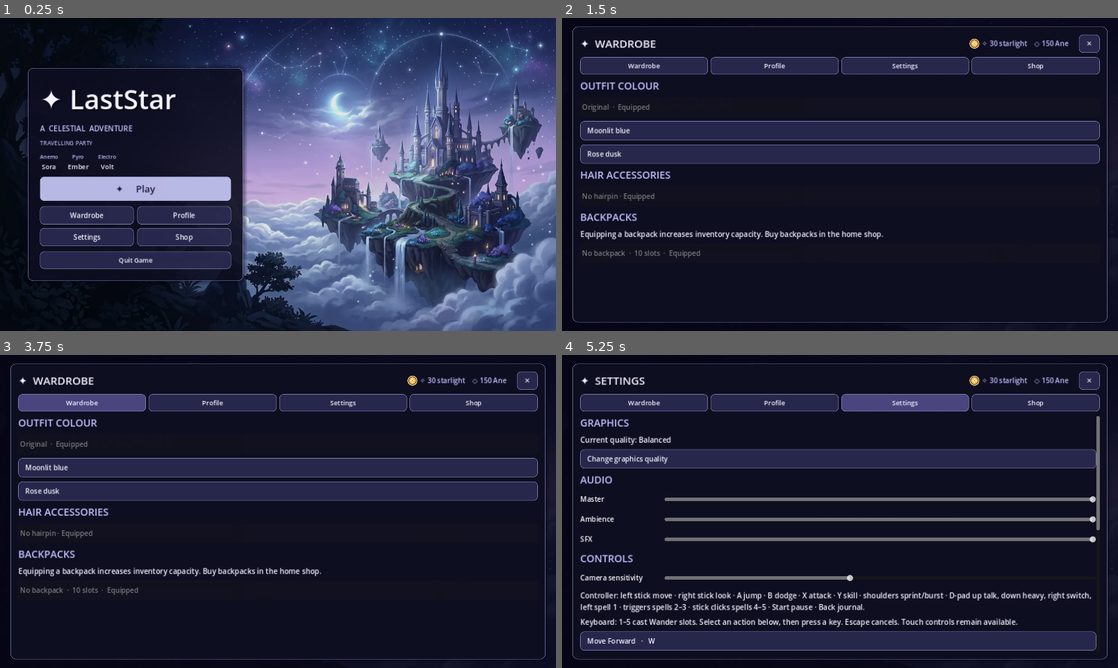
Above: before the commit, frames 1-4 (two rows, left to right).
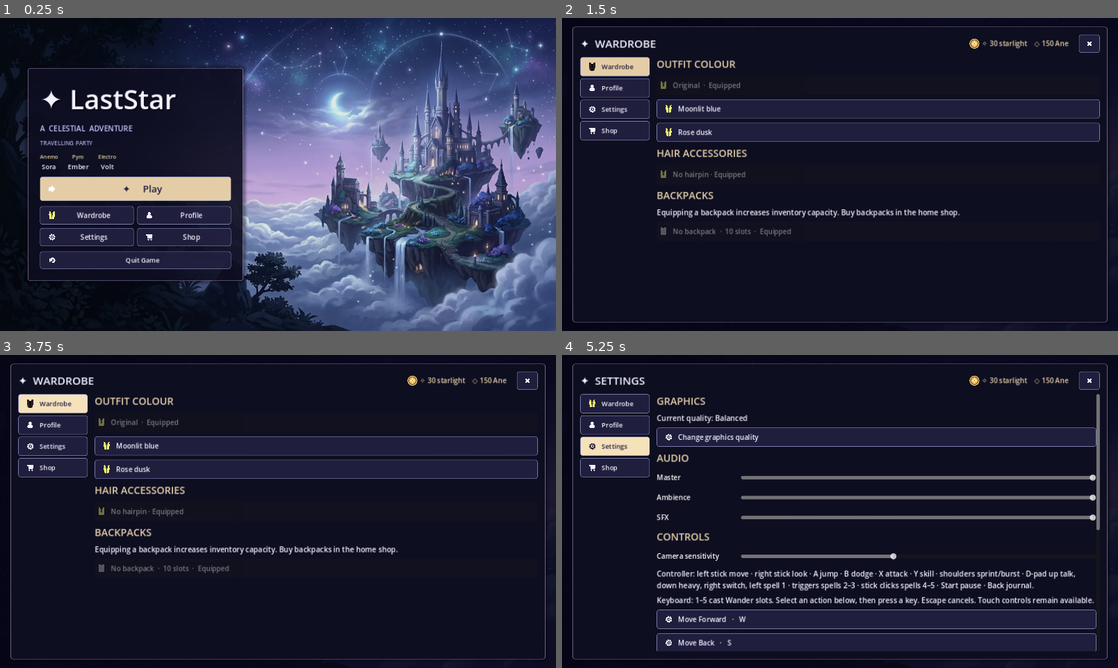
Above: after the commit, the same moments.

Repository: Endiq-jar/LastStar
Game: Godot game, scene res://scenes/main_menu.tscn
Two runs of this game, one before a commit and one after it. Both use one fixed random seed, a clock stepped at 60 frames per second and the inputs below.
Inputs:
- Up to frame 1 (0.25 s): no input
- Up to frame 2 (1.5 s): click "Wardrobe" at 0.5 s; click "Profile" at 1.25 s
- Up to frame 3 (3.75 s): click "Settings" at 2 s; click "Shop" at 2.75 s; click "Wardrobe" at 3.5 s
- Up to frame 4 (5.25 s): click "Profile" at 4.25 s; click "Settings" at 5 s

The runs differ from the first frame. In frame 1, 3.2% of the frame differs, in the area x 5-44%, y 16-84%; in frame 2, 21%; in frame 3, 21%; in frame 4, 33%, in the area x 1-99%, y 2-98%.

Commit message:
Refresh celestial menus with licensed interface icons
Co-authored-by: arena-agent <297053741+arena-agent@users.noreply.github.com>

Diff:
--- a/scripts/adventure_menu.gd
+++ b/scripts/adventure_menu.gd
@@ -12,6 +12,7 @@
 const SETTLEMENTS := preload("res://scripts/settlement_data.gd")
 
 var _body: VBoxContainer
+var _tab_buttons: Dictionary = {}
 var _header: Label
 var _balance: Label
 var _tab := "Character"
@@ -81,37 +82,46 @@
 	_balance.add_theme_color_override("font_color", UI.ACCENT)
 	bar.add_child(_balance)
 	var close := Button.new()
-	close.text = "✕"
+	close.text = ""
+	close.tooltip_text = "Close"
+	UI.icon(close, "Close")
 	close.custom_minimum_size = Vector2(48, 42)
 	UI.button(close)
 	close.pressed.connect(close_menu)
 	bar.add_child(close)
 	_close_button = close
+	# Persistent navigation rail mirrors the reference while keeping every
+	# existing tab and the scrollable content area intact.
+	var content := HBoxContainer.new()
+	content.size_flags_vertical = Control.SIZE_EXPAND_FILL
+	content.add_theme_constant_override("separation", 16)
+	layout.add_child(content)
 	var tabs: Array = HOME_TABS if home_mode else GAME_TABS
-	var rows := 1 if home_mode else 2
-	for row_index in range(rows):
-		var row := HBoxContainer.new()
-		row.add_theme_constant_override("separation", 6)
-		layout.add_child(row)
-		var start := row_index * 4
-		for i in range(start, mini(start + 4, tabs.size())):
-			var tab := Button.new()
-			tab.text = tabs[i]
-			tab.custom_minimum_size = Vector2(0, 40)
-			tab.size_flags_horizontal = Control.SIZE_EXPAND_FILL
-			tab.add_theme_font_size_override("font_size", 15)
-			UI.button(tab)
-			tab.pressed.connect(_select.bind(tabs[i]))
-			row.add_child(tab)
+	var rail := VBoxContainer.new()
+	rail.custom_minimum_size.x = 160
+	rail.add_theme_constant_override("separation", 5)
+	content.add_child(rail)
+	for page in tabs:
+		var tab := Button.new()
+		tab.name = page.replace(" ", "") + "Tab"
+		tab.text = page
+		tab.custom_minimum_size = Vector2(0, 44)
+		tab.alignment = HORIZONTAL_ALIGNMENT_LEFT
+		tab.add_theme_font_size_override("font_size", 15)
+		UI.icon(tab, page)
+		UI.button(tab)
+		tab.pressed.connect(_select.bind(page))
+		rail.add_child(tab)
+		_tab_buttons[page] = tab
 	var scroll := ScrollContainer.new()
+	scroll.size_flags_horizontal = Control.SIZE_EXPAND_FILL
 	scroll.size_flags_vertical = Control.SIZE_EXPAND_FILL
 	scroll.horizontal_scroll_mode = ScrollContainer.SCROLL_MODE_DISABLED
-	layout.add_child(scroll)
+	content.add_child(scroll)
 	_body = VBoxContainer.new()
 	_body.size_flags_horizontal = Control.SIZE_EXPAND_FILL
 	_body.add_theme_constant_override("separation", 10)
 	scroll.add_child(_body)
-
 
 func open_menu(tab: String = "Character") -> void:
 	if not TABS.has(tab):
@@ -157,8 +167,24 @@
 	button.alignment = HORIZONTAL_ALIGNMENT_LEFT
 	button.disabled = not enabled
 	UI.button(button)
+	UI.icon(button, _action_icon(text))
 	button.pressed.connect(callback)
 	_body.add_child(button)
+
+
+func _action_icon(text: String) -> String:
+	var lower := text.to_lower()
+	if lower.contains("potion"): return "Potion"
+	if lower.contains("weapon") or lower.contains("blade") or lower.contains("sword"): return "Weapon"
+	if lower.contains("outfit") or lower.contains("traveller") or lower.contains("hairpin"): return "Clothing"
+	if lower.contains("backpack"): return "Backpack"
+	if lower.contains("quest") or lower.contains("blueprint") or lower.contains("spell"): return "Quests"
+	if _tab == "Settings": return "Settings"
+	if _tab == "Shop": return "Shop"
+	if _tab == "Wardrobe": return "Wardrobe"
+	if _tab == "Character": return "Character"
+	if _tab == "Inventory": return "Inventory"
+	return "Wish" if _tab == "Wish" else "Story"
 
 
 func _refresh() -> void:
@@ -167,6 +193,8 @@
 	for child in _body.get_children():
 		_body.remove_child(child)
 		child.queue_free()
+	for page in _tab_buttons:
+		UI.button(_tab_buttons[page], page == _tab)
 	_header.text = "✦  %s" % _tab.to_upper()
 	_balance.text = "✧ %d starlight    ◇ %d Ane     " % [Game.starlight, Game.coins]
 	match _tab:
--- a/scripts/hud.gd
+++ b/scripts/hud.gd
@@ -145,10 +145,13 @@
 	quest_button.text = "Quests"
 	quest_button.custom_minimum_size = Vector2(88, 46)
 	UI.button(quest_button)
+	UI.icon(quest_button, "Quests")
 	quest_button.pressed.connect(_toggle_quest_box)
 	top_right.add_child(quest_button)
 
-	var pause_btn := _round_button("II", Vector2(46, 46))
+	var pause_btn := _round_button("", Vector2(46, 46))
+	UI.icon(pause_btn, "Pause")
+	pause_btn.tooltip_text = "Pause"
 	pause_btn.pressed.connect(_pause)
 	top_right.add_child(pause_btn)
 
@@ -214,6 +217,7 @@
 		button.text = entry[0]
 		button.custom_minimum_size = Vector2(82, 42)
 		UI.button(button)
+		UI.icon(button, "Quests" if entry[0] == "Journal" else entry[0])
 		button.pressed.connect(_open_adventure.bind(entry[1]))
 		navigation.add_child(button)
 
--- a/scripts/main_menu.gd
+++ b/scripts/main_menu.gd
@@ -49,6 +49,7 @@
 		button.custom_minimum_size = Vector2(0, 42)
 		button.size_flags_horizontal = Control.SIZE_EXPAND_FILL
 		UI.button(button)
+		UI.icon(button, page)
 		button.pressed.connect(_open_home_page.bind(page))
 		grid.add_child(button)
 	_home_menu = AdventureMenu.new()
@@ -85,6 +86,8 @@
 	get_node("LeftPanel/Panel/VBox/Spacer").visible = false
 	panel.add_theme_stylebox_override("panel", UI.panel(28.0, 0.84))
 	UI.button(start_btn, true)
+	UI.icon(start_btn, "Play")
+	UI.icon(quit_btn, "Return")
 	UI.button(quality_btn)
 	UI.button(quit_btn)
 
--- a/scripts/ui_style.gd
+++ b/scripts/ui_style.gd
@@ -2,9 +2,41 @@
 ## Shared celestial UI palette and lightweight Godot controls.
 
 const INK := Color(0.055, 0.055, 0.13, 0.94)
-const EDGE := Color(0.67, 0.67, 0.94, 0.65)
+const EDGE := Color(0.77, 0.72, 0.85, 0.62)
 const TEXT := Color(0.95, 0.95, 1.0, 1.0)
-const ACCENT := Color(0.77, 0.76, 1.0, 1.0)
+const ACCENT := Color(0.90, 0.82, 0.66, 1.0)
+const ICONS := {
+	"Wardrobe": preload("res://icons/ui/shirt_1.png"),
+	"Profile": preload("res://icons/ui/singleplayer.png"),
+	"Character": preload("res://icons/ui/singleplayer.png"),
+	"Settings": preload("res://icons/ui/gear.png"),
+	"Shop": preload("res://icons/ui/shoppingCart.png"),
+	"Inventory": preload("res://icons/ui/menuGrid.png"),
+	"Quests": preload("res://icons/ui/book_2.png"),
+	"Story": preload("res://icons/ui/book_2.png"),
+	"Wish": preload("res://icons/ui/star.png"),
+	"Level Up": preload("res://icons/ui/plus.png"),
+	"Dialogue": preload("res://icons/ui/menuList.png"),
+	"Weapon": preload("res://icons/ui/sword_7.png"),
+	"Clothing": preload("res://icons/ui/shirt_1.png"),
+	"Backpack": preload("res://icons/ui/breastplate.png"),
+	"Audio": preload("res://icons/ui/audioOn.png"),
+	"Controls": preload("res://icons/ui/gamepad.png"),
+	"Play": preload("res://icons/ui/open.png"),
+	"Pause": preload("res://icons/ui/pause.png"),
+	"Close": preload("res://icons/ui/cross.png"),
+	"Return": preload("res://icons/ui/return.png"),
+	"Potion": preload("res://icons/items/potion.svg"),
+}
+
+
+static func icon(button_node: Button, key: String) -> void:
+	if ICONS.has(key):
+		button_node.icon = ICONS[key]
+		button_node.expand_icon = true
+		button_node.add_theme_constant_override("icon_max_width", 23)
+		button_node.add_theme_constant_override("h_separation", 10)
+		button_node.icon_alignment = HORIZONTAL_ALIGNMENT_LEFT
 
 
 static func panel(padding: float = 24.0, opacity: float = 0.94) -> StyleBoxFlat:
@@ -12,7 +44,7 @@
 	style.bg_color = Color(INK.r, INK.g, INK.b, opacity)
 	style.border_color = EDGE
 	style.set_border_width_all(1)
-	style.set_corner_radius_all(12)
+	style.set_corner_radius_all(6)
 	style.content_margin_left = padding
 	style.content_margin_right = padding
 	style.content_margin_top = padding
@@ -24,20 +56,23 @@
 
 static func button(button_node: Button, highlighted: bool = false) -> void:
 	var normal := StyleBoxFlat.new()
-	normal.bg_color = Color(0.78, 0.78, 0.96, 0.92) if highlighted else Color(0.18, 0.18, 0.34, 0.80)
+	normal.bg_color = Color(0.91, 0.82, 0.66, 0.98) if highlighted else Color(0.14, 0.13, 0.26, 0.85)
 	normal.border_color = Color(0.73, 0.74, 0.97, 0.68)
 	normal.set_border_width_all(1)
-	normal.set_corner_radius_all(9)
+	normal.set_corner_radius_all(5)
 	normal.content_margin_left = 16
 	normal.content_margin_right = 16
 	normal.content_margin_top = 8
 	normal.content_margin_bottom = 8
 	var hover := normal.duplicate() as StyleBoxFlat
-	hover.bg_color = Color(0.90, 0.89, 1.0, 0.98) if highlighted else Color(0.30, 0.28, 0.51, 0.96)
+	hover.bg_color = Color(0.98, 0.90, 0.74, 0.98) if highlighted else Color(0.29, 0.25, 0.42, 0.96)
 	button_node.add_theme_stylebox_override("normal", normal)
 	button_node.add_theme_stylebox_override("hover", hover)
 	button_node.add_theme_stylebox_override("pressed", hover)
 	button_node.add_theme_stylebox_override("focus", StyleBoxEmpty.new())
+	button_node.add_theme_color_override("icon_normal_color", Color(0.16, 0.12, 0.22) if highlighted else TEXT)
+	button_node.add_theme_color_override("icon_hover_color", Color(0.16, 0.12, 0.22) if highlighted else TEXT)
+	button_node.add_theme_color_override("icon_pressed_color", Color(0.16, 0.12, 0.22) if highlighted else TEXT)
 	button_node.add_theme_color_override("font_color", Color(0.12, 0.10, 0.25) if highlighted else TEXT)
 	button_node.add_theme_color_override("font_hover_color", Color(0.12, 0.10, 0.25) if highlighted else TEXT)
 	button_node.add_theme_color_override("font_pressed_color", Color(0.12, 0.10, 0.25) if highlighted else TEXT)
--- a/tests/render_probe.gd
+++ b/tests/render_probe.gd
@@ -529,8 +529,20 @@
 			var body: VBoxContainer = menu.get("_body")
 			if body == null or body.get_child_count() == 0:
 				screens_ok = false
+		var rail: Dictionary = menu.get("_tab_buttons")
+		var nav_icons_ok := rail.size() == 6
+		for page in rail:
+			var tab: Button = rail[page]
+			nav_icons_ok = nav_icons_ok and tab.icon != null and not tab.pressed.get_connections().is_empty()
+		menu.call("_select", "Settings")
+		var settings_body: VBoxContainer = menu.get("_body")
+		var settings_icon_found := false
+		for child in settings_body.get_children():
+			if child is Button and child.icon != null:
+				settings_icon_found = true
 		menu.call("close_menu")
 		_log("INFO" if screens_ok and not Game.is_paused else "FAIL", "offline adventure screens and close: %s" % str(screens_ok))
+		_log("INFO" if nav_icons_ok and settings_icon_found else "FAIL", "interface icons and navigation rail: %s" % str(nav_icons_ok and settings_icon_found))
 	var old_coins := Game.coins
 	var old_starlight := Game.starlight
 	var old_potions := Game.potions
Binary file added: icons/ui/audioOn.png
Binary file added: icons/ui/book_2.png
Binary file added: icons/ui/breastplate.png
Binary file added: icons/ui/cross.png
Binary file added: icons/ui/exit.png
Binary file added: icons/ui/gamepad.png
Binary file added: icons/ui/gear.png
Binary file added: icons/ui/home.png
Binary file added: icons/ui/menuGrid.png
Binary file added: icons/ui/menuList.png
Binary file added: icons/ui/open.png
Binary file added: icons/ui/pause.png
(and 9 more such lines)
